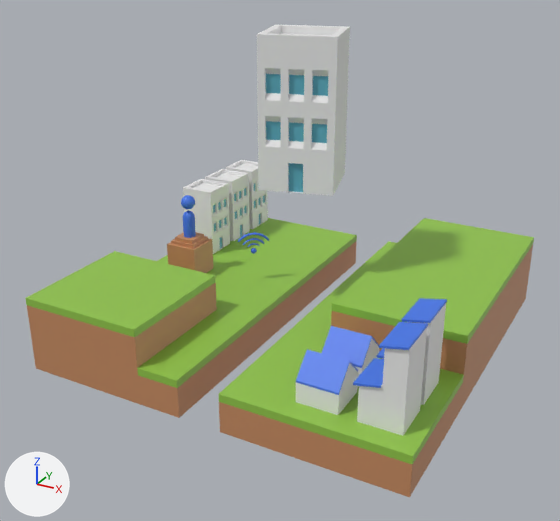
The glTF model images/grnglb.glb as it was, and as the next commit left it.
Camera for both pictures: a 50 mm lens placed at (0.863, -1.191, 1.043), pointed at (-0.018, 0.411, 0.242). Arrows for +X, +Y and +Z are at lower left; the lights stay in place. The picture after the commit comes second. Where no turn or scale is listed for an object, it has been applied to the vertices. Vertices at exactly the same position are counted once.

The older version as bpy lines, for what is in view:
```python
me_circle_001 = bpy.data.meshes.new('Circle.001')
me_circle_001.from_pydata(...)  # 9960 vertices, 19904 faces; spans x -0.0362..0.0362, y -0.0287..0.0287, z -0.0505..0.0124
me_circle_001.materials.append(mat_wifi)  # blue #4477e9
me_cube_004 = bpy.data.meshes.new('Cube.004')
me_cube_004.from_pydata(...)  # 88 vertices, 168 faces; spans x -0.5..0.5, y -0.5..0.5, z -0.05..0.15
# faces by material slot: [74, 94]
me_cube_004.materials.append(mat_groundgreen)  # green #91c449
me_cube_004.materials.append(mat_groundgry)  # orange #c58b61
me_cube_038 = bpy.data.meshes.new('Cube.038')
me_cube_038.from_pydata(...)  # 49 vertices, 108 faces; spans x -0.05..0.05, y -0.05..0.05, z 0.0..0.105
# faces by material slot: [18, 67, 19, 4]
me_cube_038.materials.append(mat_wifi)  # blue #4477e9
me_cube_038.materials.append(mat_wall)  # white #ededed
me_cube_038.materials.append(mat_door)  # brown #3c1f00
me_cube_038.materials.append(mat_sea)  # cyan #5db0c4
me_cube_045 = bpy.data.meshes.new('Cube.045')
me_cube_045.from_pydata(...)  # 181 vertices, 355 faces; spans x -0.05..0.05, y -0.05..0.05, z -0.05..0.15
# faces by material slot: [314, 41]
me_cube_045.materials.append(mat_wall)  # white #ededed
me_cube_045.materials.append(mat_sea)  # cyan #5db0c4
ob_circle_003 = bpy.data.objects.new('Circle.003', me_circle_001)
ob_circle_003.location = (-0.171, 0.536, 0.234)
ob_cube_003 = bpy.data.objects.new('Cube.003', me_cube_004)
ob_cube_003.location = (0.0, 0.5, 0.048)
ob_cube_010 = bpy.data.objects.new('Cube.010', me_cube_038)
ob_cube_010.location = (0.267, 0.103, 0.098)
ob_cube_017 = bpy.data.objects.new('Cube.017', me_cube_045)
ob_cube_017.location = (0.0, 0.5, 0.524)
ob_cube_017.rotation_euler = (0.0, 0.0, 0.274)  # degrees (0, 0, 16)
ob_cube_017.scale = (1.86, 1.86, 1.86)
# also in view: 'Cube.012' at (0.267, 0.223, 0.15); 'Cube.011' at (0.405, 0.102, 0.2); 'Cube.013' at (0.405, 0.224, 0.2); 'Cube.006' at (-0.365, 0.503, 0.156); 'Cube.016' at (-0.429, 0.688, 0.199)
```
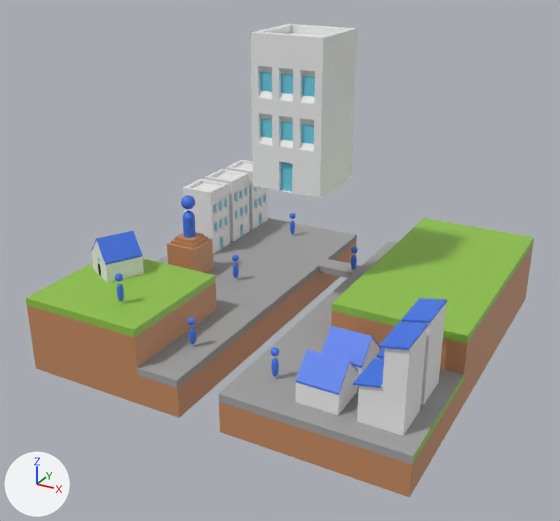
The change, as a diff of the scene's bpy script:
```diff
--- a/images/grnglb.glb.py
+++ b/images/grnglb.glb.py
@@ mat_material @@
+mat_material = principled_material('Material')
+mat_material.base_color = (0.358, 0.358, 0.358)  # grey #a1a1a1
+mat_material.roughness = 1.0
@@ me_cube_004 @@
 # used by ob_cube_003; location = (0.0, 0.5, 0.048)
-me_cube_004.from_pydata(...)  # 88 vertices, 168 faces; spans x -0.5..0.5, y -0.5..0.5, z -0.05..0.15
+me_cube_004.from_pydata(...)  # 92 vertices, 180 faces; spans x -0.5..0.5, y -0.5..0.5, z -0.05..0.15
+# me_cube_004 part 1
+# 4 vertices are removed from x -0.056..0.056, y 0.167, z 0.03..0.05
+# 23 faces are deleted
+# 8 vertices are added at x -0.056..0.056, y 0.22..0.28, z 0.03..0.05
+# 12 new faces join them, mat_groundgry (orange #c58b61)
+# 23 new faces join them, mat_material (grey #a1a1a1)
+# me_cube_004 part 2: 27 faces spanning x -0.5..0.5, y -0.5..0.5, z 0.03..0.05 switch from mat_groundgreen (green #91c449) to mat_material (grey #a1a1a1)
 me_cube_004.materials.append(mat_groundgry)
@@ me_cylinder_010 @@
+me_cylinder_010.from_pydata(...)  # 8708 vertices, 17408 faces; spans x -0.0099..0.0099, y -0.0099..0.0099, z -0.0236..0.0503
+me_cylinder_010.materials.append(mat_wifi)  # blue #4477e9
@@ me_cube_013 @@
+me_cube_013.from_pydata(...)  # 49 vertices, 108 faces; spans x -0.0678..0.0678, y -0.0678..0.0678, z 0.0..0.105
+# faces by material slot: [18, 67, 19, 4]
+me_cube_013.materials.append(mat_wifi)  # blue #4477e9
+me_cube_013.materials.append(mat_wall)  # white #ededed
+me_cube_013.materials.append(mat_door)  # brown #3c1f00
+me_cube_013.materials.append(mat_sea)  # cyan #6dcfe7
@@ ob_cube_017 @@
 ob_cube_017.location = (0.0, 0.5, 0.524)
-ob_cube_017.rotation_euler = (0.0, 0.0, 0.274)  # degrees (0, 0, 16)
 ob_cube_017.scale = (1.86, 1.86, 1.86)
@@ ob_circle_003 @@
-ob_circle_003 = bpy.data.objects.new('Circle.003', me_circle_001)
-ob_circle_003.location = (-0.171, 0.536, 0.234)
@@ ob_cylinder_012 @@
+ob_cylinder_012 = bpy.data.objects.new('Cylinder.012', me_cylinder_010)
+ob_cylinder_012.location = (-0.276, 0.09, 0.227)
@@ ob_cylinder_014 @@
+ob_cylinder_014 = bpy.data.objects.new('Cylinder.014', me_cylinder_010.copy())
+ob_cylinder_014.location = (-0.238, 0.895, 0.127)
@@ ob_cylinder_010 @@
+ob_cylinder_010 = bpy.data.objects.new('Cylinder.010', me_cylinder_010.copy())
+ob_cylinder_010.location = (-0.219, 0.515, 0.127)
@@ ob_cylinder_009 @@
+ob_cylinder_009 = bpy.data.objects.new('Cylinder.009', me_cylinder_010.copy())
+ob_cylinder_009.location = (-0.11, 0.143, 0.127)
@@ ob_cube_023 @@
+ob_cube_023 = bpy.data.objects.new('Cube.023', me_cube_013)
+ob_cube_023.location = (-0.402, 0.231, 0.198)
@@ ob_cylinder_006 @@
+ob_cylinder_006 = bpy.data.objects.new('Cylinder.006', me_cylinder_010.copy())
+ob_cylinder_006.location = (0.052, 0.731, 0.127)
@@ ob_cylinder_005 @@
+ob_cylinder_005 = bpy.data.objects.new('Cylinder.005', me_cylinder_010.copy())
+ob_cylinder_005.location = (0.133, 0.114, 0.127)
```

Location of each change, (x1, y1, x2, y2) in pixels of the pictures (560 x 521 px):
'Cube.017', turned
    before: (257, 25, 350, 196)
    after: (251, 24, 357, 198)
'Cube.023', added
    after: (91, 231, 144, 283)
'Cylinder.005', added
    after: (271, 347, 280, 377)
'Circle.003', deleted
    before: (238, 232, 269, 254)
'Cylinder.012', added
    after: (115, 273, 124, 301)
'Cylinder.009', added
    after: (188, 317, 196, 345)
'Cylinder.010', added
    after: (232, 254, 239, 278)
'Cylinder.006', added
    after: (351, 247, 358, 270)
'Cylinder.014', added
    after: (289, 213, 296, 234)
part 1 of me_cube_004, built on
    both: (217, 229, 397, 353)
part 2 of me_cube_004, recoloured (green to grey)
    both: (137, 218, 463, 464)
